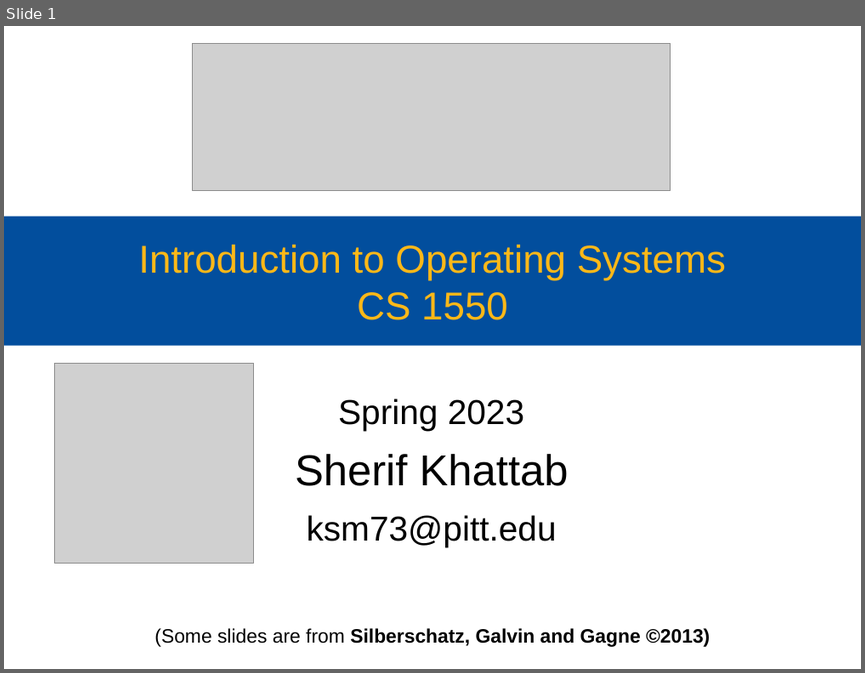
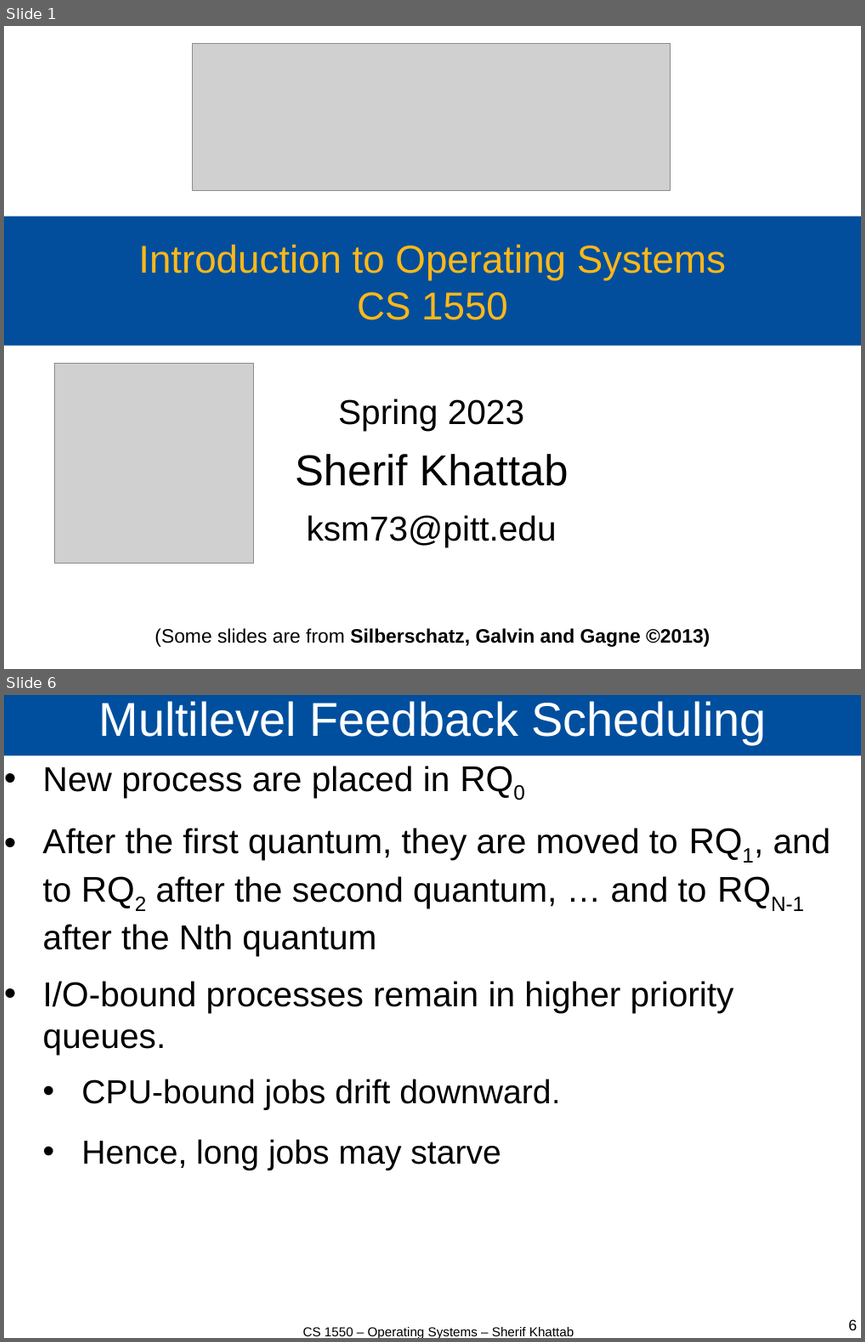
Before and after one commit to cs1550-2244/cs1550-code-handouts, a slide deck: DraftSlides/Lecture15.pptx. Shown one above the other, each under a label of ours: slide 1 before the commit, slides 1 and 6 after it; the slides between them are not shown. The pictures are 865x673 and 865x1342 pixels, drawn with LibreOffice and Linux fonts; fonts in the diff are those of the drawing; grey boxes stand for pictures. Boxes give left, top, right and bottom in pixels: in the first picture for what was removed or moved away, otherwise in the second. Text is boxed around its words. In the diff, an @@ line names an element or a change of style, - is before the commit and + after.

```diff
--- a/DraftSlides/Lecture15.pptx
+++ b/DraftSlides/Lecture15.pptx
@@ slide 6 added at [4,695,861,1338], background #FFFFFF @@
@@ title added at [4,695,861,756], fill #004F9E, 44 pt, text #FFFFFF @@
+Multilevel Feedback Scheduling
@@ text added at [43,766,831,1170], 32 pt, text #000000 @@
+• New process are placed in RQ0
+• After the first quantum, they are moved to RQ1, and to RQ2 after the second quantum, … and to RQN-1 after the Nth quantum
+• I/O-bound processes remain in higher priority queues.
+  • CPU-bound jobs drift downward.
+  • Hence, long jobs may starve
@@ text added at [303,1327,574,1338], 12 pt, text #000000 @@
+CS 1550 – Operating Systems – Sherif Khattab
@@ page number added at [848,1319,857,1330], 14 pt, text #000000 @@
+6
```
Also in this commit, not shown: 8 slides changed, 37 other slides added, 1 slide removed, 2 other files.
